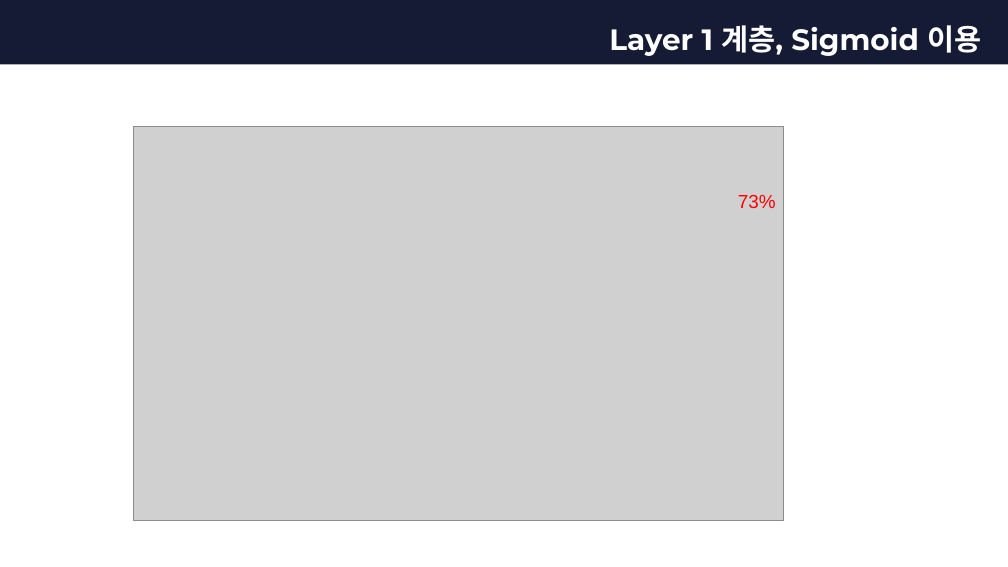
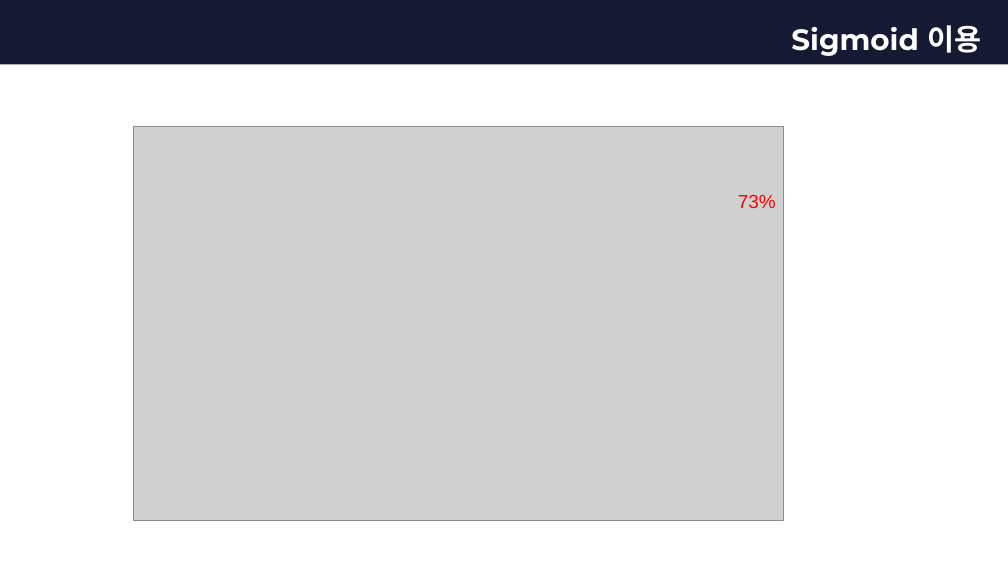
Before and after one commit to devGW/MNIST, a slide deck: slide 6 of ppt/인공지능 MNIST 발표(정건우).pptx. Drawn at 1008x567 pixels with LibreOffice and Linux fonts; fonts in the diff are those of the drawing; grey boxes stand for pictures; background and template pictures are left out; a plain dark background stands for a picture behind light text. Boxes give left, top, right and bottom in pixels: in the first picture for what was removed or moved away, otherwise in the second. Text is boxed around its words. In the diff, an @@ line names an element or a change of style, - is before the commit and + after.

```diff
--- a/ppt/인공지능 MNIST 발표(정건우).pptx
+++ b/ppt/인공지능 MNIST 발표(정건우).pptx
@@ title at (791,25,981,56): text changed @@
-Layer 1 계층, Sigmoid 이용
+Sigmoid 이용
```
Also in this commit, not shown: 1 other slide changed.
